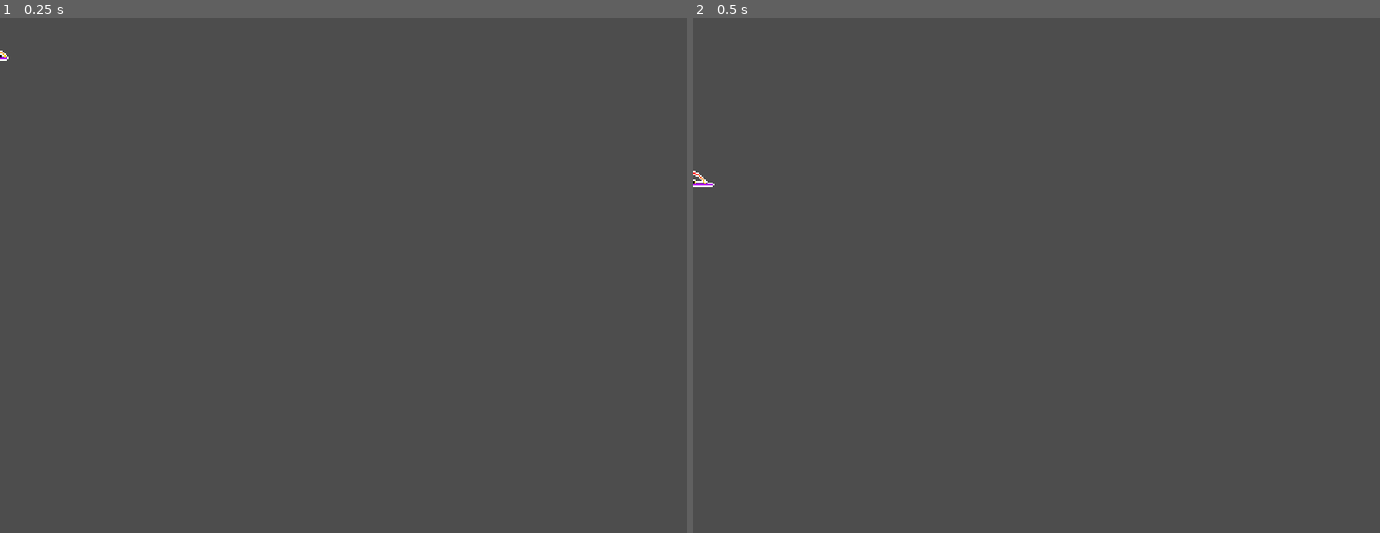
Above: before the commit, frames 1-2 (left to right).
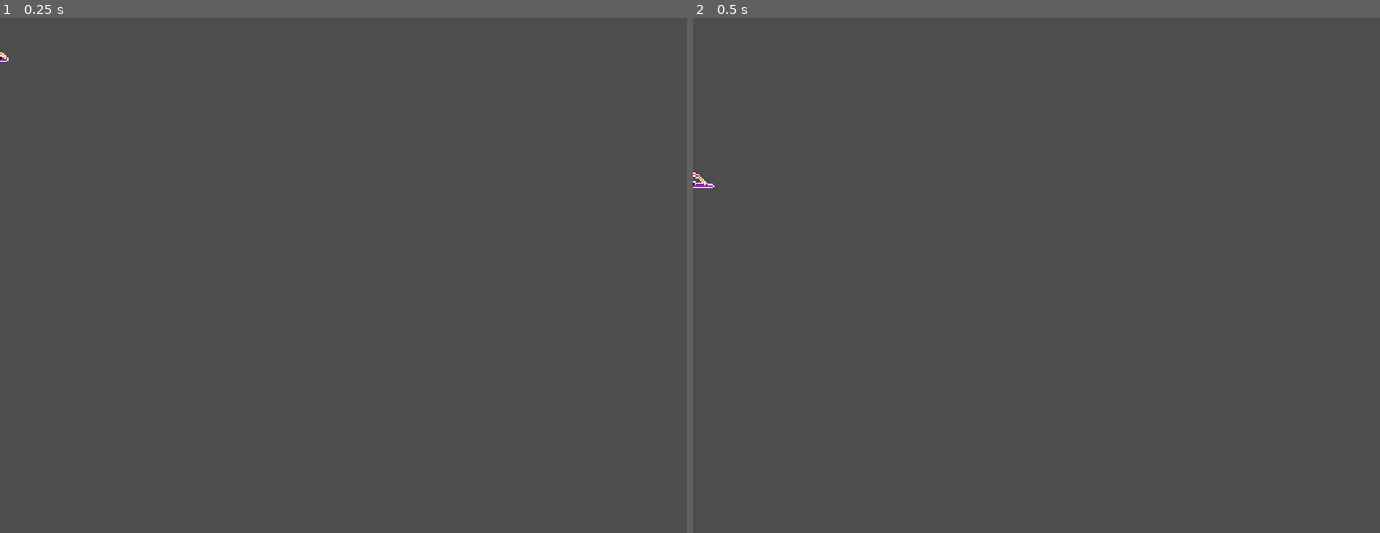
Above: after the commit, the same moments.

Repository: delleloper/drunkenmages
Game: Godot game, scene res://Scenes/potions/jumper_puddle.tscn
Same seed, same stepped clock (60 frames per second), same inputs: the game is played once before the commit and once after it. This scene is started directly instead of the project's main scene.
Inputs:
- Up to frame 1 (0.25 s): no input
- Up to frame 2 (0.5 s): no input

The runs differ from the first frame. In frame 1, less than 0.1% of the frame differs, in the area x 0-2%, y 6-9%; in frame 2, less than 0.1%, in the area x 0-4%, y 29-33%.

Commit message:
changesssss

Diff:
--- a/Player.gd
+++ b/Player.gd
@@ -85,7 +85,7 @@
 		velocity.x = lerp(velocity.x, 0.0, current_friction * LERP_MULTIPLIER)
 		if velocity.x < 3 && velocity.x > -3:
 			velocity.x = 0
-	if abs(velocity.x) < 20 && abs(velocity.y) < 3 && altered_state == Altered_State.ROLLING:
+	if abs(velocity.x) < 20 && abs(velocity.y) < 3 && (altered_state == Altered_State.ROLLING || altered_state == Altered_State.SLIDING):
 		altered_state = Altered_State.NONE
 		current_friction = friction
 
@@ -114,6 +114,9 @@
 			thrower.enabled = false
 		Altered_State.HIT:
 			animation_player.play("Hit")
+			hide_potion()
+		Altered_State.SLIDING:
+			animation_player.play("Slide")
 			hide_potion()
 
 	if velocity.x < 0:
@@ -153,9 +156,9 @@
 func puddleSlide(multiplier):
 	if velocity.y >= 0:
 		direction = Vector2.ZERO
-		current_friction = current_friction * 0.2
+		current_friction = current_friction * 0.55
 		velocity.x = velocity.x * multiplier
-		altered_state = Altered_State.ROLLING
+		altered_state = Altered_State.SLIDING
 		if velocity.is_zero_approx():
 			velocity.x = 500 * (-1 if position.x < 240 else 1)
 
@@ -182,4 +185,4 @@
 
 func player_bounce(dir):
 	velocity.x = 100 * dir
-	current_friction += 0.1
+	current_friction += 1
--- a/Scenes/player/player.tscn
+++ b/Scenes/player/player.tscn
@@ -10,6 +10,7 @@
 [ext_resource type="Texture2D" uid="uid://ctohjyot51y6a" path="res://Assets/Player/Roll.png" id="8_5ctbp"]
 [ext_resource type="Texture2D" uid="uid://dw1id2xd1kml2" path="res://Assets/Player/Cast.png" id="9_4fs5q"]
 [ext_resource type="Texture2D" uid="uid://dtcegw1utleci" path="res://Assets/Player/Stunned.png" id="9_g41n1"]
+[ext_resource type="Texture2D" uid="uid://bbo8rdekp6w7t" path="res://Assets/Player/Slide.png" id="11_i8yk0"]
 
 [sub_resource type="CapsuleShape2D" id="CapsuleShape2D_4l4cs"]
 radius = 8.0
@@ -674,6 +675,59 @@
 "values": [0, 1, 2, 3, 5]
 }
 
+[sub_resource type="Animation" id="Animation_3qiug"]
+resource_name = "Slide"
+length = 0.4
+loop_mode = 1
+tracks/0/type = "value"
+tracks/0/imported = false
+tracks/0/enabled = true
+tracks/0/path = NodePath("Sprite:texture")
+tracks/0/interp = 1
+tracks/0/loop_wrap = true
+tracks/0/keys = {
+"times": PackedFloat32Array(0),
+"transitions": PackedFloat32Array(1),
+"update": 1,
+"values": [ExtResource("11_i8yk0")]
+}
+tracks/1/type = "value"
+tracks/1/imported = false
+tracks/1/enabled = true
+tracks/1/path = NodePath("Sprite:hframes")
+tracks/1/interp = 1
+tracks/1/loop_wrap = true
+tracks/1/keys = {
+"times": PackedFloat32Array(0),
+"transitions": PackedFloat32Array(1),
+"update": 1,
+"values": [4]
+}
+tracks/2/type = "value"
+tracks/2/imported = false
+tracks/2/enabled = true
+tracks/2/path = NodePath("Sprite:vframes")
+tracks/2/interp = 1
+tracks/2/loop_wrap = true
+tracks/2/keys = {
+"times": PackedFloat32Array(0),
+"transitions": PackedFloat32Array(1),
+"update": 1,
+"values": [1]
+}
+tracks/3/type = "value"
+tracks/3/imported = false
+tracks/3/enabled = true
+tracks/3/path = NodePath("Sprite:frame")
+tracks/3/interp = 1
+tracks/3/loop_wrap = true
+tracks/3/keys = {
+"times": PackedFloat32Array(0, 0.1, 0.2, 0.3),
+"transitions": PackedFloat32Array(1, 1, 1, 1),
+"update": 1,
+"values": [0, 1, 2, 3]
+}
+
 [sub_resource type="AnimationLibrary" id="AnimationLibrary_r16pk"]
 _data = {
 "Cast": SubResource("Animation_c5aax"),
@@ -682,6 +736,7 @@
 "Jump": SubResource("Animation_5fdq0"),
 "RESET": SubResource("Animation_b7xva"),
 "Roll": SubResource("Animation_ufc54"),
+"Slide": SubResource("Animation_3qiug"),
 "Stunned": SubResource("Animation_ii7xf"),
 "Walk": SubResource("Animation_5fuej")
 }
--- a/Scenes/potions/jumper_puddle.tscn
+++ b/Scenes/potions/jumper_puddle.tscn
@@ -43,18 +43,6 @@
 "transitions": PackedFloat32Array(1),
 "update": 0,
 "values": [Color(1, 1, 1, 1)]
-}
-tracks/3/type = "value"
-tracks/3/imported = false
-tracks/3/enabled = true
-tracks/3/path = NodePath("CollisionShape2D2:disabled")
-tracks/3/interp = 1
-tracks/3/loop_wrap = true
-tracks/3/keys = {
-"times": PackedFloat32Array(0),
-"transitions": PackedFloat32Array(1),
-"update": 1,
-"values": [false]
 }
 
 [sub_resource type="Animation" id="Animation_tk2p7"]
@@ -110,18 +98,6 @@
 "method": &"queue_free"
 }]
 }
-tracks/4/type = "value"
-tracks/4/imported = false
-tracks/4/enabled = true
-tracks/4/path = NodePath("CollisionShape2D2:disabled")
-tracks/4/interp = 1
-tracks/4/loop_wrap = true
-tracks/4/keys = {
-"times": PackedFloat32Array(0.3),
-"transitions": PackedFloat32Array(1),
-"update": 1,
-"values": [true]
-}
 
 [sub_resource type="Animation" id="Animation_yn4lg"]
 resource_name = "idle"
@@ -178,32 +154,6 @@
 "transitions": PackedFloat32Array(1, 1, 1, 1, 1, 1),
 "update": 1,
 "values": [0, 1, 2, 3, 4, 5]
-}
-tracks/2/type = "method"
-tracks/2/imported = false
-tracks/2/enabled = true
-tracks/2/path = NodePath("..")
-tracks/2/interp = 1
-tracks/2/loop_wrap = true
-tracks/2/keys = {
-"times": PackedFloat32Array(0.6),
-"transitions": PackedFloat32Array(1),
-"values": [{
-"args": [],
-"method": &"queue_free"
-}]
-}
-tracks/3/type = "value"
-tracks/3/imported = false
-tracks/3/enabled = true
-tracks/3/path = NodePath("CollisionShape2D2:disabled")
-tracks/3/interp = 1
-tracks/3/loop_wrap = true
-tracks/3/keys = {
-"times": PackedFloat32Array(0),
-"transitions": PackedFloat32Array(1),
-"update": 1,
-"values": [true]
 }
 
 [sub_resource type="Animation" id="Animation_6j2vb"]
@@ -264,7 +214,7 @@
 debug_color = Color(0.733333, 0.470588, 0, 0.419608)
 
 [node name="Icon" parent="." index="1"]
-position = Vector2(0, -4)
+position = Vector2(0, -3)
 
 [node name="AnimationPlayer" parent="." index="2"]
 libraries = {
@@ -272,6 +222,3 @@
 }
 next/jump = &"idle"
 next/show = &"idle"
-
-[node name="Timer" parent="." index="4"]
-wait_time = 15.0
Binary file added: Assets/Player/Slide.png
Not shown, added: Assets/Player/Slide.png.import
Not shown: 1 places in Scenes/player/player.tscn that only renumber resources
